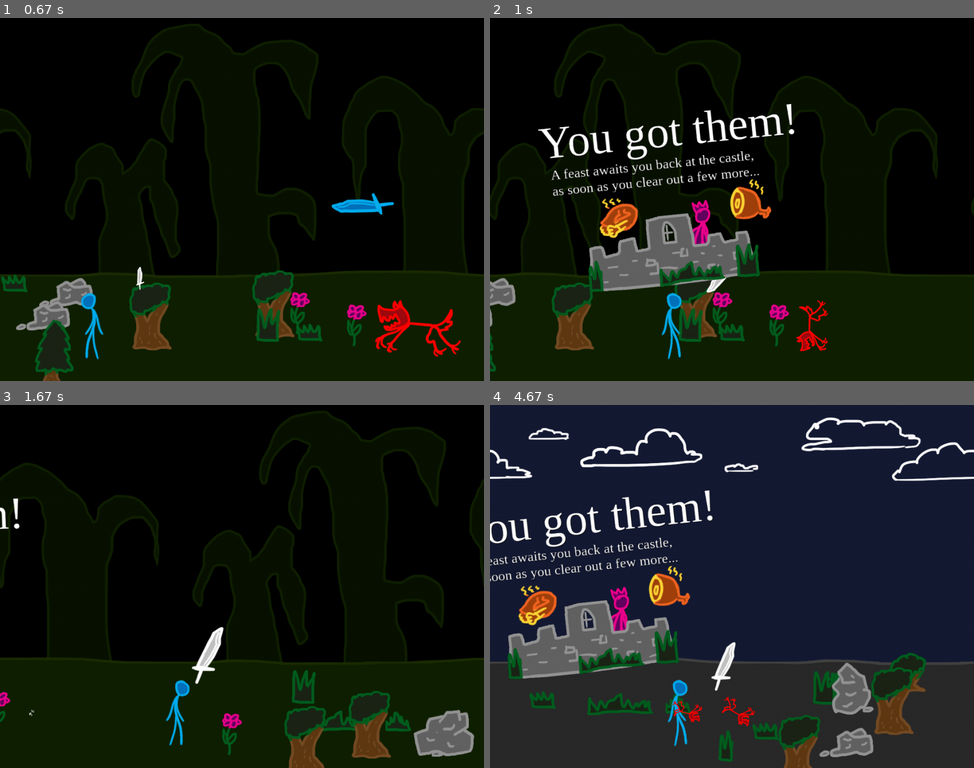
Above: before the commit, frames 1-4 (two rows, left to right).
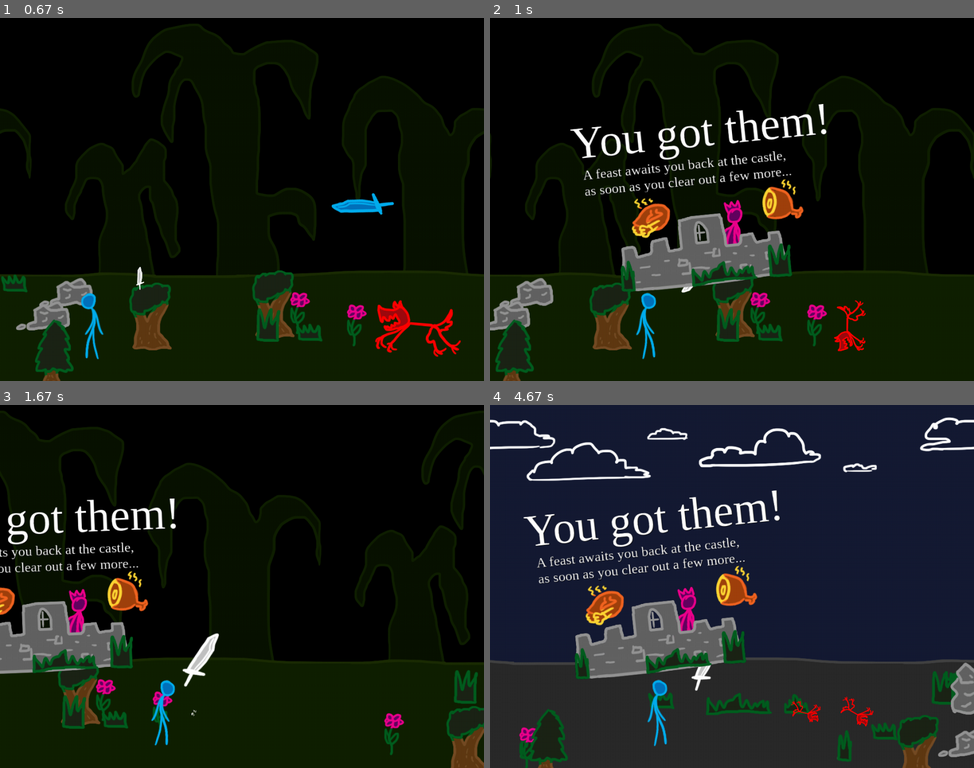
Above: after the commit, the same moments.

Repository: Atomotron/Learning-Pygame
Game: pygame game, started from examples/4_sprite_class.py
Two runs of this game, one before a commit and one after it. Both use one fixed random seed, a clock stepped at 60 frames per second and the inputs below.
Inputs (mouse positions are in pixels of both pictures, inside the frame that each line leads up to):
- Up to frame 1 (0.67 s): click (242, 199) at 0.38 s
- Up to frame 2 (1 s): hold Right from 0.67 s (still down); click (886, 188) at 0.75 s
- Up to frame 3 (1.67 s): release Right at 1.13 s; hold Right 1.17-1.63 s; click (246, 611) at 1.25 s
- Up to frame 4 (4.67 s): hold Left 1.67-2.2 s; click (615, 590) at 1.75 s; hold Left 2.23-2.63 s; click (780, 666) at 2.32 s; hold Right 2.67-3.3 s; click (581, 669) at 2.75 s; hold Left 3.33-3.8 s; click (804, 459) at 3.42 s; hold Right 3.83-4.3 s; click (911, 713) at 3.92 s; hold Right from 4.33 s (still down); click (790, 619) at 4.42 s

Frame 1 is identical in both runs. In frame 2, 20% of the frame differs, in the area x 0-100%, y 1-100%; in frame 3, 17%; in frame 4, 24%, in the area x 0-100%, y 3-100%.

Commit message:
Update 4_sprite_class.py
Player speed decreased from 1.0 to 0.6.

Diff:
--- a/examples/4_sprite_class.py
+++ b/examples/4_sprite_class.py
@@ -10,7 +10,7 @@
 
 # Configuration
 BACKSTOP = -50
-PLAYER_SPEED = 1
+PLAYER_SPEED = 0.6
 WEREWOLF_SPEED = 0.4
 GRAVITY = np.array((0.0,0.01))
 SWORD_VELOCITY = 3
